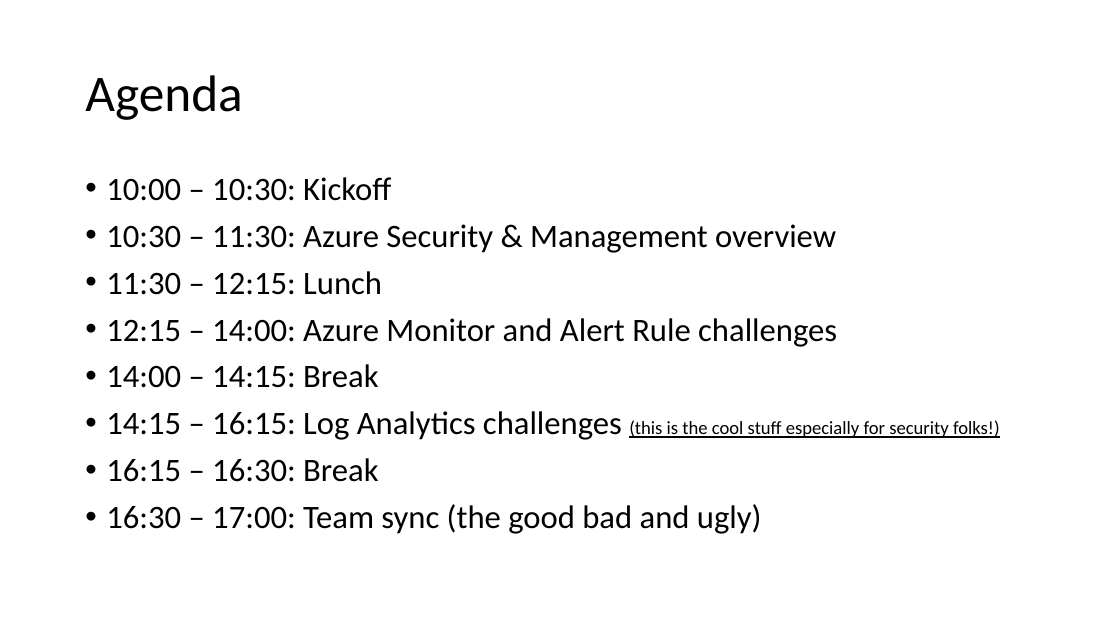
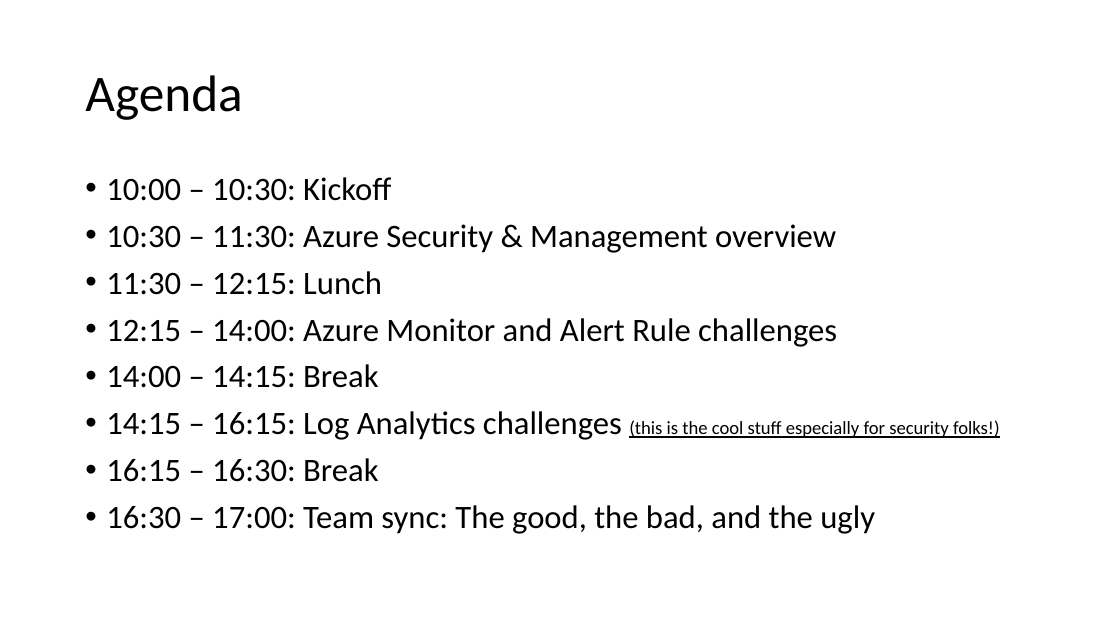
Before and after one commit to peterschen/AzureMonitoringHackathon, a slide deck: slide 2 of Host/Guides/Instructors Azure Monitoring Hackathon.pptx. Drawn at 1120x630 pixels with LibreOffice and Linux fonts; fonts in the diff are those of the drawing. Boxes give left, top, right and bottom in pixels: in the first picture for what was removed or moved away, otherwise in the second. Text is boxed around its words. In the diff, an @@ line names an element or a change of style, - is before the commit and + after.

```diff
--- a/Host/Guides/Instructors Azure Monitoring Hackathon.pptx
+++ b/Host/Guides/Instructors Azure Monitoring Hackathon.pptx
@@ text at (106, 505, 875, 534): text changed @@
-• 16:30 – 17:00: Team sync (the good bad and ugly)
+• 16:30 – 17:00: Team sync: The good, the bad, and the ugly
```
Also in this commit, not shown: 1 other file.
